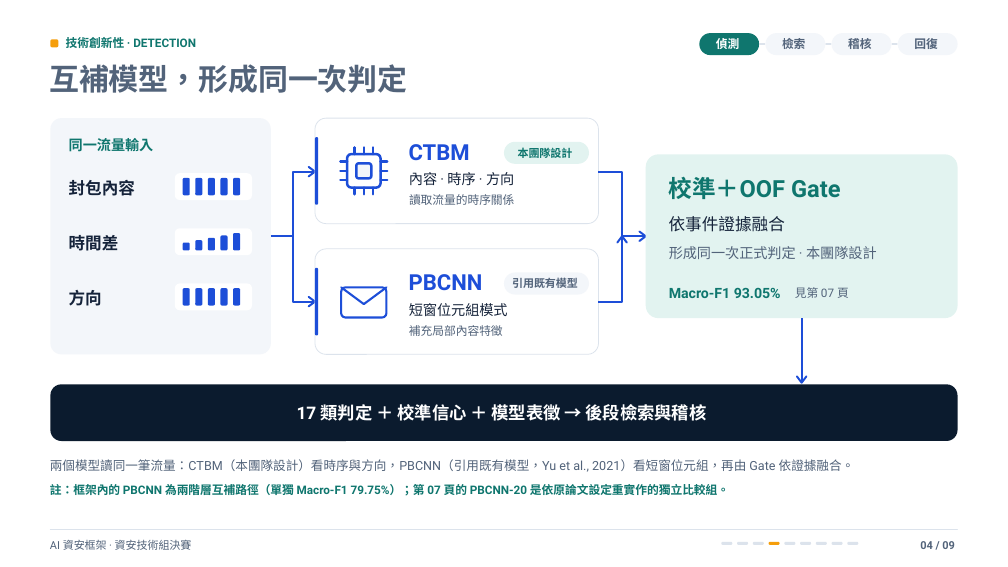
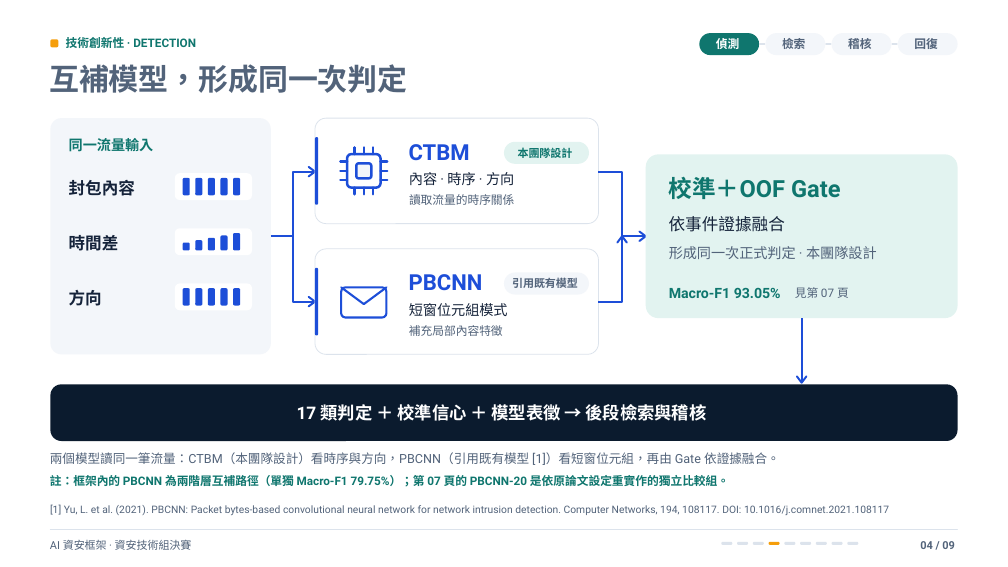
Before and after one commit to Lily09-project/innoserve-competition, a slide deck: slide 4 of deliverables/決賽簡報_AI資安框架.pptx. Drawn at 1008x567 pixels with LibreOffice and Linux fonts; fonts in the diff are those of the drawing. Boxes give left, top, right and bottom in pixels: in the first picture for what was removed or moved away, otherwise in the second. Text is boxed around its words. In the diff, an @@ line names an element or a change of style, - is before the commit and + after.

```diff
--- a/deliverables/決賽簡報_AI資安框架.pptx
+++ b/deliverables/決賽簡報_AI資安框架.pptx
@@ text "註：框架內的 PBCNN 為兩階層互補路徑（單獨 Macro-F1 79.75%）；第 ...": place and size @@
-text "註：框架內的 PBCNN 為兩階層互補路徑（單獨 Macro-F1 79.75%）；第 ..." at <box>50,482,729,498</box>
+text "註：框架內的 PBCNN 為兩階層互補路徑（單獨 Macro-F1 79.75%）；第 ..." at <box>50,473,729,489</box>
@@ text at <box>50,452,780,465</box>: text changed @@
-兩個模型讀同一筆流量：CTBM（本團隊設計）看時序與方向，PBCNN（引用既有模型，Yu et al., 2021）看短窗位元組，再由 Gate 依證據融合。
+兩個模型讀同一筆流量：CTBM（本團隊設計）看時序與方向，PBCNN（引用既有模型 [1]）看短窗位元組，再由 Gate 依證據融合。
@@ text added at <box>50,504,889,515</box>, 9.8 pt, text #52637A @@
+[1] Yu, L. et al. (2021). PBCNN: Packet bytes-based convolutional neural network for network intrusion detection. Computer Networks, 194, 108117. DOI: 10.1016/j.comnet.2021.108117
```
Also in this commit, not shown: 3 other slides changed, 15 other files.
